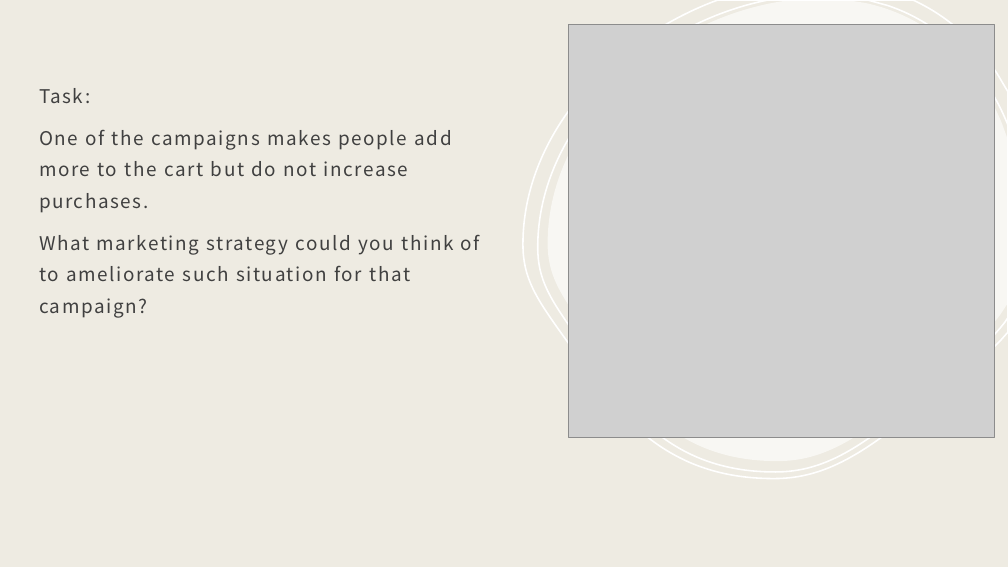
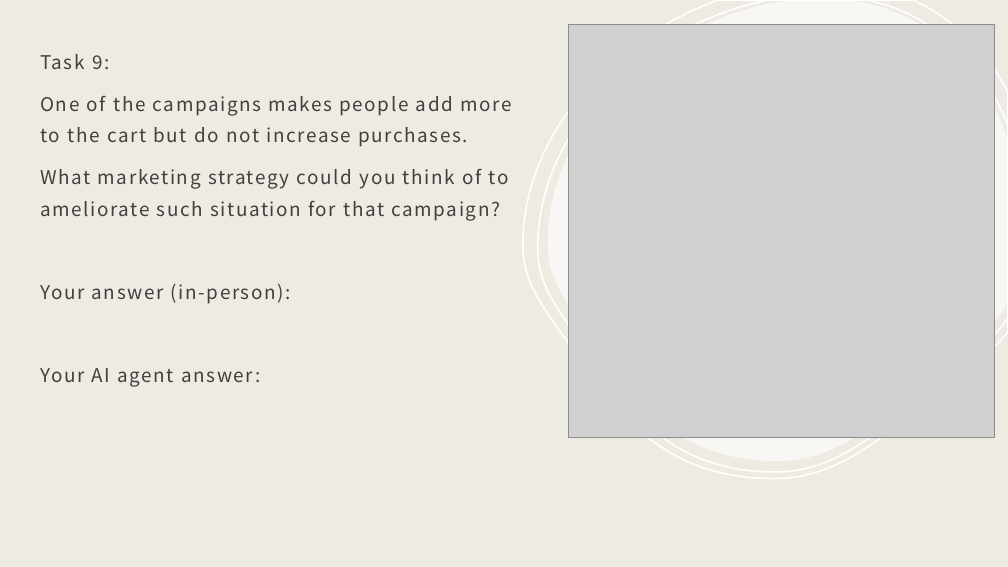
Before and after one commit to santiagoalonso/Marketing_Data_Analyses_TEC, a slide deck: slide 13 of Slides_SPSS/5_SPSS.pptx. Drawn at 1008x567 pixels with LibreOffice and Linux fonts; fonts in the diff are those of the drawing; grey boxes stand for pictures. Boxes give left, top, right and bottom in pixels: in the first picture for what was removed or moved away, otherwise in the second. Text is boxed around its words. In the diff, an @@ line names an element or a change of style, - is before the commit and + after.

```diff
--- a/Slides_SPSS/5_SPSS.pptx
+++ b/Slides_SPSS/5_SPSS.pptx
@@ text "Task 9:": place and size @@
-text "Task 9:" at [39,88,480,318]
+text "Task 9:" at [40,54,512,387]
@@ text at [40,54,109,69]: text changed @@
-Task:
+Task 9:
@@ text at [40,283,291,387]: paragraphs added @@
+Your answer (in-person):
+Your AI agent answer:
```
Also in this commit, not shown: 2 other slides changed, 4 slides added, 4 other files.
